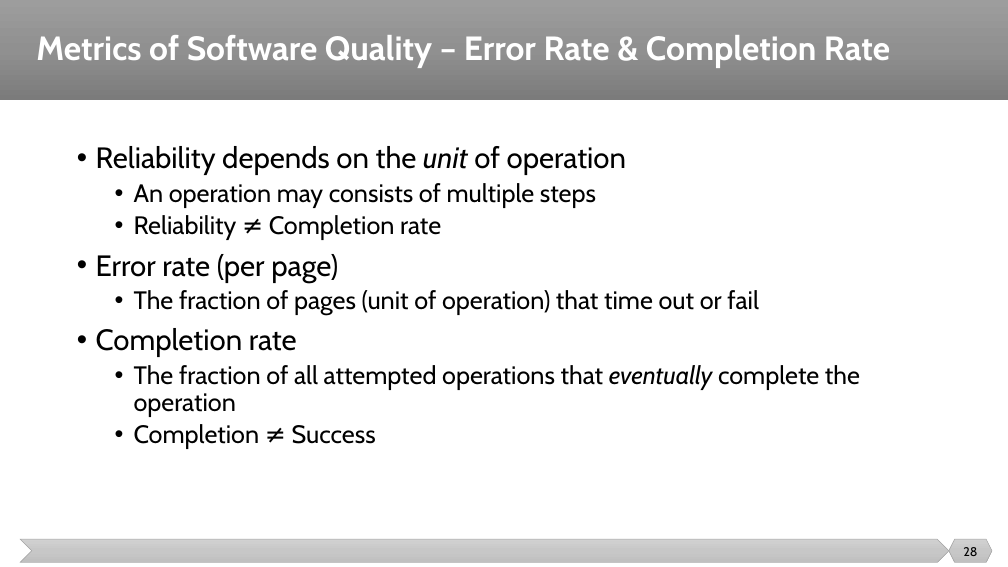
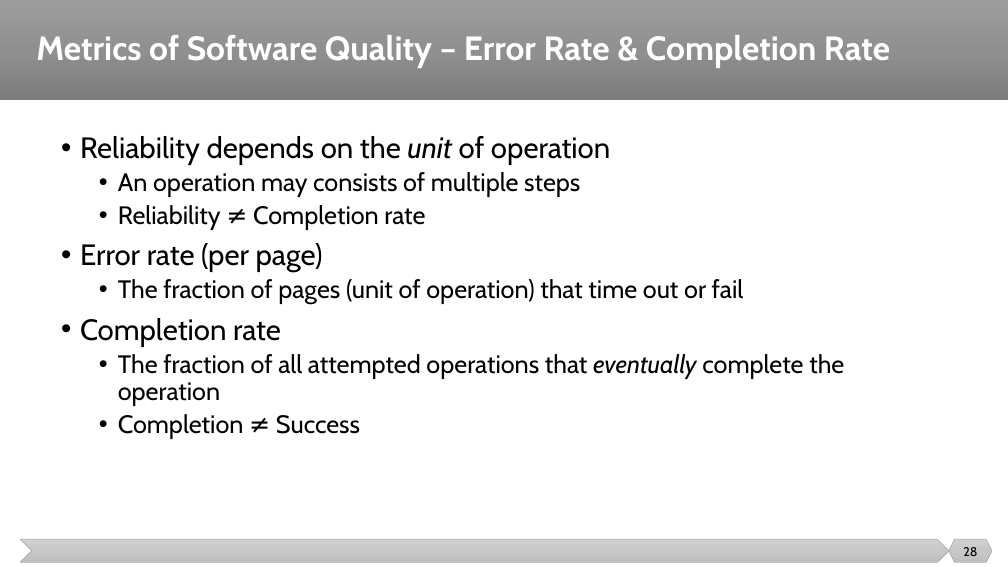
Before and after one commit to malenezi/malenezi, a slide deck: slide 28 of SE401/Lectures/2-Software Quality/Software Quality.pptx. Drawn at 1008x567 pixels with LibreOffice and Linux fonts; fonts in the diff are those of the drawing. Boxes give left, top, right and bottom in pixels: in the first picture for what was removed or moved away, otherwise in the second. Text is boxed around its words. In the diff, an @@ line names an element or a change of style, - is before the commit and + after.

```diff
--- a/SE401/Lectures/2-Software Quality/Software Quality.pptx
+++ b/SE401/Lectures/2-Software Quality/Software Quality.pptx
@@ text "Reliability depends on the unit ..." moved from (x1=96, y1=146, x2=860, y2=449) to (x1=80, y1=136, x2=844, y2=439) @@
```
Also in this commit, not shown: 5 other slides changed.
